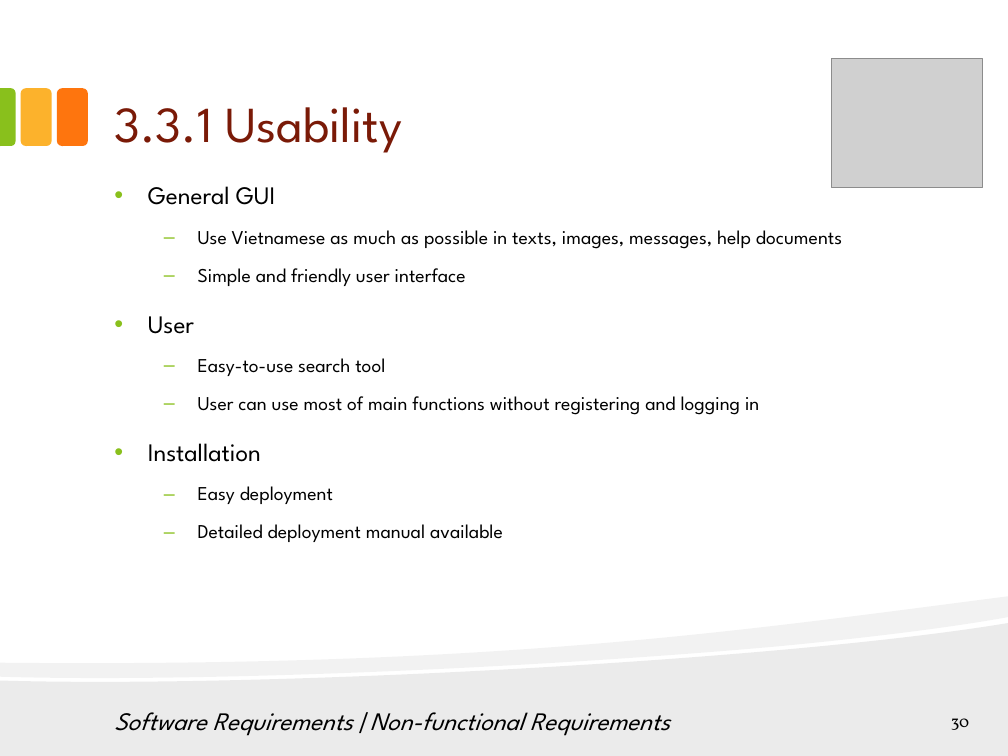
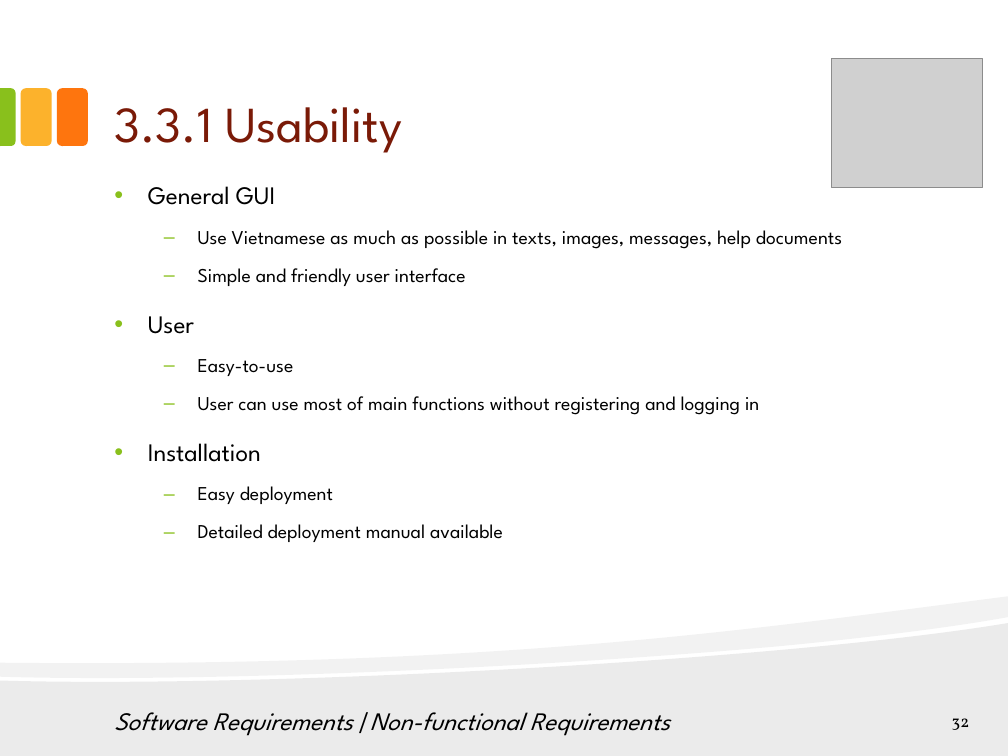
Before and after one commit to hungqcao/Rental-House-Finding, a slide deck: slide 32 of Document/Documentation/Final Document & Report/RHF_Presentation_Final_v1.0.pptx (slide 30 before the commit). Drawn at 1008x756 pixels with LibreOffice and Linux fonts; fonts in the diff are those of the drawing; grey boxes stand for pictures. Boxes give left, top, right and bottom in pixels: in the first picture for what was removed or moved away, otherwise in the second. Text is boxed around its words. In the diff, an @@ line names an element or a change of style, - is before the commit and + after.

```diff
--- a/Document/Documentation/Final Document & Report/RHF_Presentation_Final_v1.0.pptx
+++ b/Document/Documentation/Final Document & Report/RHF_Presentation_Final_v1.0.pptx
@@ text at [198, 359, 294, 376]: text changed @@
-  – Easy-to-use search tool
+  – Easy-to-use
@@ page number at [952, 718, 970, 730]: text changed @@
-30
+32
```
Also in this commit, not shown: 19 other slides changed, 6 slides added, 5 slides removed.
